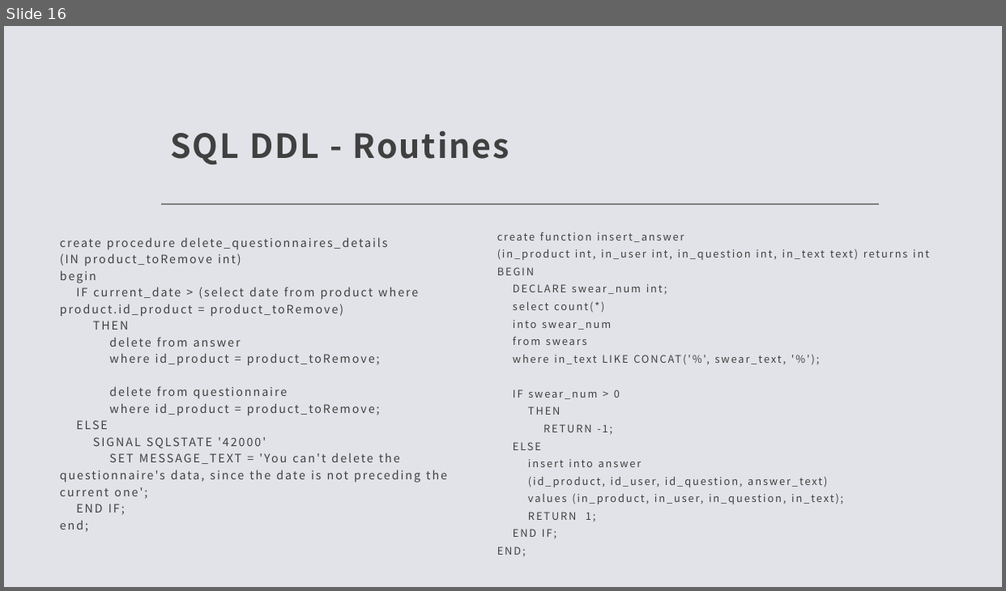
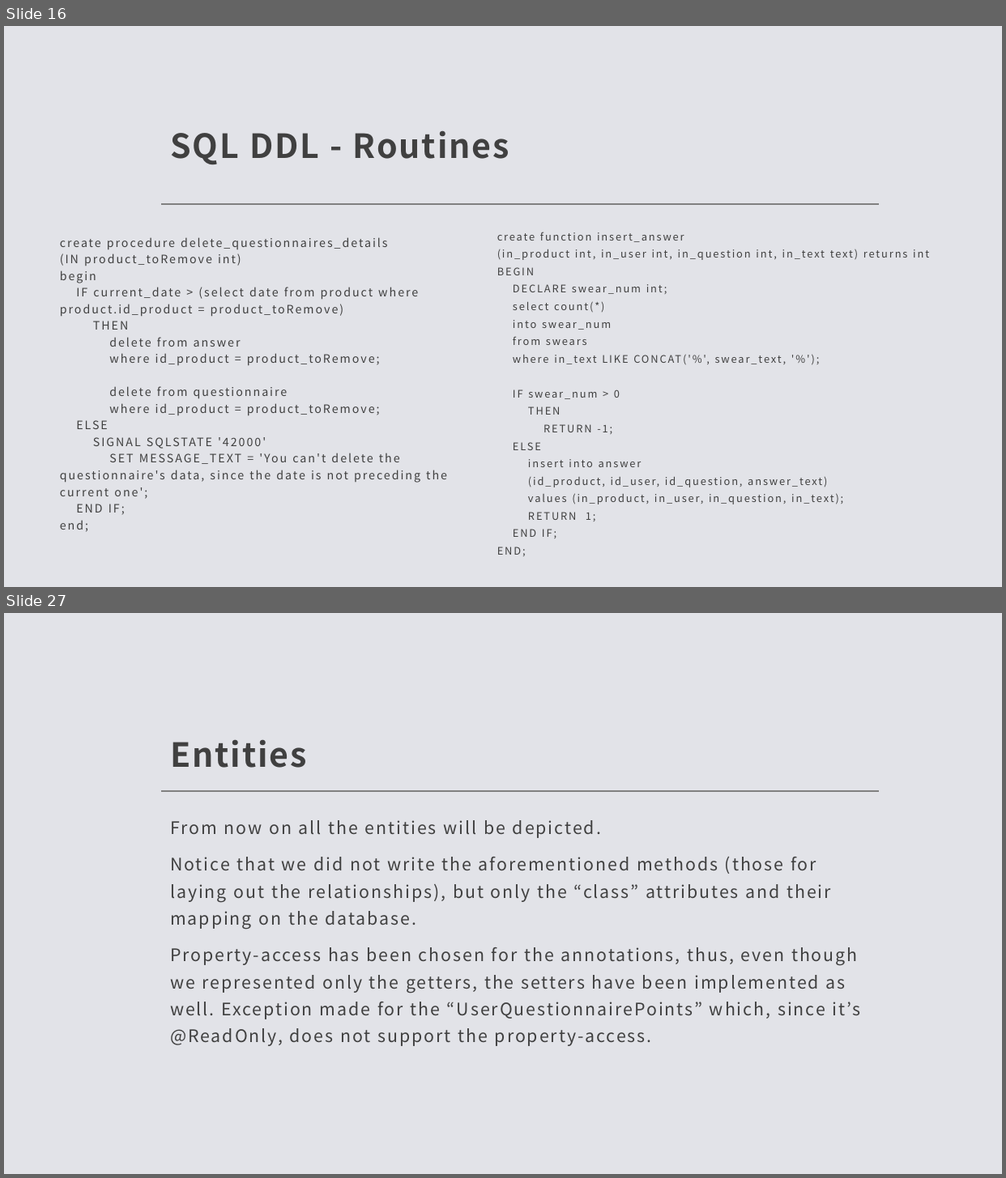
Before and after one commit to FPuoti255/GamifiedMarket, a slide deck: src/main/resources/PPTX/Gamified Market.pptx. Shown one above the other, each under a label of ours: slide 16 before the commit, slides 16 and 27 after it; the slides between them are not shown. The pictures are 1006x591 and 1006x1178 pixels, drawn with LibreOffice and Linux fonts; fonts in the diff are those of the drawing. Boxes give left, top, right and bottom in pixels: in the first picture for what was removed or moved away, otherwise in the second. Text is boxed around its words. In the diff, an @@ line names an element or a change of style, - is before the commit and + after.

```diff
--- a/src/main/resources/PPTX/Gamified Market.pptx
+++ b/src/main/resources/PPTX/Gamified Market.pptx
@@ slide 27 added at <box>4,613,1002,1174</box>, background #E2E3E8; not listed: 1 template element that a slide beside it also shows @@
@@ title added at <box>170,739,307,768</box>, 32 pt, text #404040, bold @@
+Entities
@@ text added at <box>170,820,860,1046</box>, 16.6 pt, text #404040 @@
+From now on all the entities will be depicted.
+Notice that we did not write the aforementioned methods (those for laying out the relationships), but only the “class” attributes and their mapping on the database.
+Property-access has been chosen for the annotations, thus, even though we represented only the getters, the setters have been implemented as well. Exception made for the “UserQuestionnairePoints” which, since it’s @ReadOnly, does not support the property-access.
```
Also in this commit, not shown: 4 slides changed, 22 other slides added, 1 other file.
